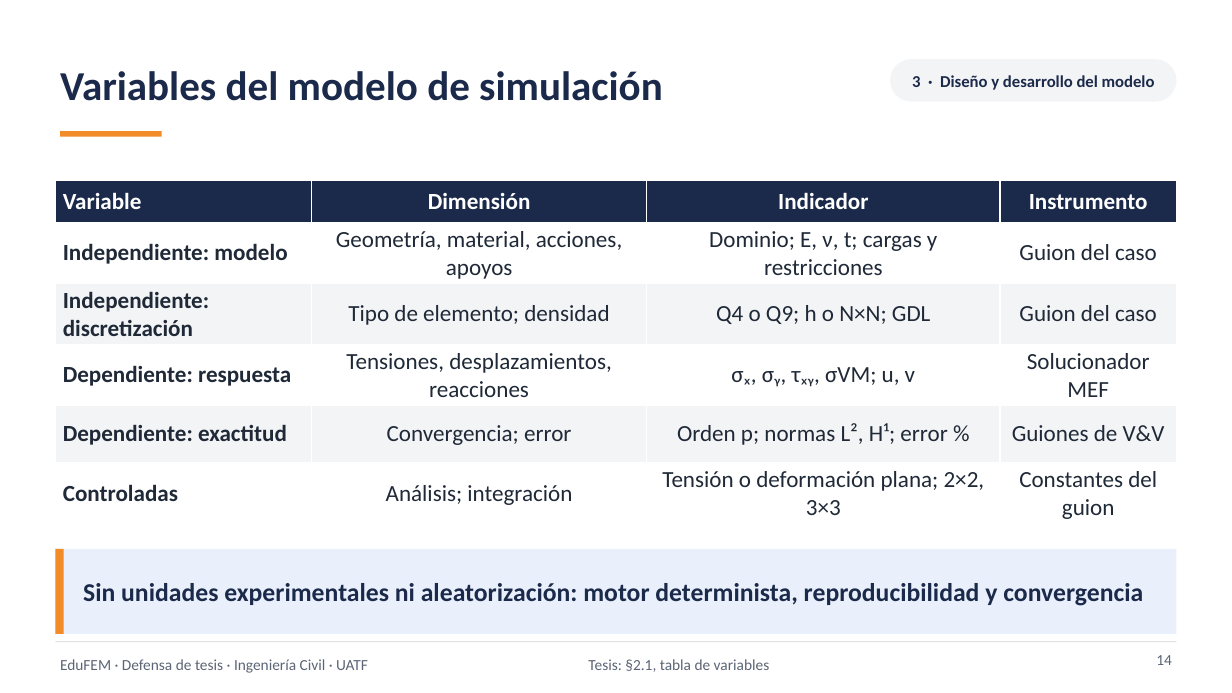
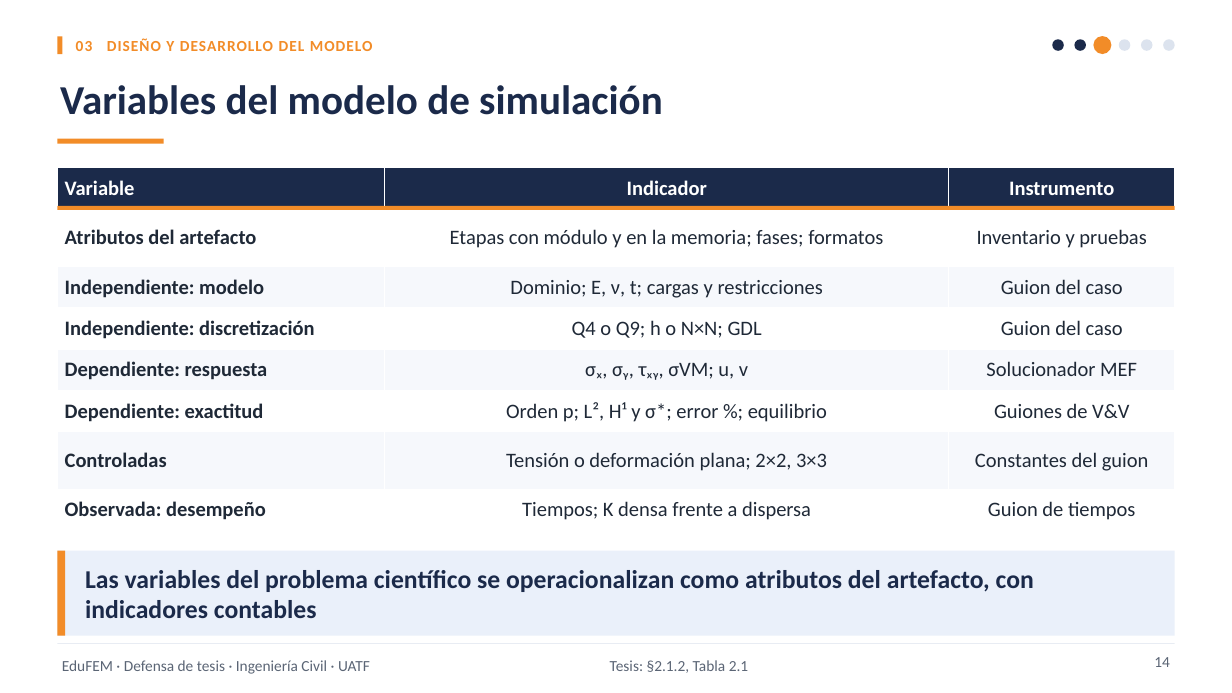
Before and after one commit to Sucullani/SoftwareED, a slide deck: slide 14 of tesis/presentacion/Defensa_EduFEM.pptx. Drawn at 1232x693 pixels with LibreOffice and Linux fonts; fonts in the diff are those of the drawing. Boxes give left, top, right and bottom in pixels: in the first picture for what was removed or moved away, otherwise in the second. Text is boxed around its words. In the diff, an @@ line names an element or a change of style, - is before the commit and + after.

```diff
--- a/tesis/presentacion/Defensa_EduFEM.pptx
+++ b/tesis/presentacion/Defensa_EduFEM.pptx
@@ text "Variables del modelo de simulación" moved from (x1=60, y1=71, x2=663, y2=101) to (x1=60, y1=85, x2=663, y2=115) @@
@@ rectangle added at (x1=57, y1=37, x2=63, y2=55), fill #F28C28 @@
@@ text "03 DISEÑO Y DESARROLLO DEL ..." moved from (x1=890, y1=59, x2=1177, y2=102) to (x1=76, y1=38, x2=373, y2=51) @@
@@ text "03 DISEÑO Y DESARROLLO DEL ..." at (x1=76, y1=38, x2=373, y2=51): fill #F3F4F6 to none @@
@@ text at (x1=76, y1=38, x2=373, y2=51): text changed; size 13 to 12 pt; text colour #1B2A4A to #F28C28 @@
-3 · Diseño y desarrollo del modelo
+03 DISEÑO Y DESARROLLO DEL MODELO
@@ ellipse added at (x1=1053, y1=39, x2=1064, y2=50), fill #1B2A4A @@
@@ ellipse added at (x1=1075, y1=39, x2=1086, y2=50), fill #1B2A4A @@
@@ ellipse added at (x1=1093, y1=36, x2=1112, y2=55), fill #F28C28 @@
@@ ellipse added at (x1=1119, y1=39, x2=1130, y2=50), fill #DCE3EE @@
@@ ellipse added at (x1=1141, y1=39, x2=1153, y2=50), fill #DCE3EE @@
@@ ellipse added at (x1=1164, y1=39, x2=1175, y2=50), fill #DCE3EE @@
@@ rectangle resized from (x1=60, y1=131, x2=162, y2=137) to (x1=57, y1=139, x2=164, y2=144) @@
@@ table at (x1=57, y1=167, x2=1175, y2=531) @@
-Variable | Dimensión | Indicador | Instrumento
-Independiente: modelo | Geometría, material, acciones, apoyos | Dominio; E, ν, t; cargas y restricciones | Guion del caso
-Independiente: discretización | Tipo de elemento; densidad | Q4 o Q9; h o N×N; GDL | Guion del caso
-Dependiente: respuesta | Tensiones, desplazamientos, reacciones | σₓ, σᵧ, τₓᵧ, σVM; u, v | Solucionador MEF
-Dependiente: exactitud | Convergencia; error | Orden p; normas L², H¹; error % | Guiones de V&V
-Controladas | Análisis; integración | Tensión o deformación plana; 2×2, 3×3 | Constantes del guion
+Variable | Indicador | Instrumento
+Atributos del artefacto | Etapas con módulo y en la memoria; fases; formatos | Inventario y pruebas
+Independiente: modelo | Dominio; E, ν, t; cargas y restricciones | Guion del caso
+Independiente: discretización | Q4 o Q9; h o N×N; GDL | Guion del caso
+Dependiente: respuesta | σₓ, σᵧ, τₓᵧ, σVM; u, v | Solucionador MEF
+Dependiente: exactitud | Orden p; L², H¹ y σ*; error %; equilibrio | Guiones de V&V
+Controladas | Tensión o deformación plana; 2×2, 3×3 | Constantes del guion
+Observada: desempeño | Tiempos; K densa frente a dispersa | Guion de tiempos
@@ table resized from (x1=55, y1=180, x2=1177, y2=523) to (x1=57, y1=167, x2=1175, y2=531) @@
@@ rectangle added at (x1=57, y1=206, x2=1175, y2=210), fill #F28C28 @@
@@ rectangle at (x1=57, y1=551, x2=1175, y2=636): fill #E9F0FB to #EAF0FA @@
@@ text at (x1=85, y1=570, x2=1034, y2=618): text changed @@
-Sin unidades experimentales ni aleatorización: motor determinista, reproducibilidad y convergencia
+Las variables del problema científico se operacionalizan como atributos del artefacto, con indicadores contables
@@ rectangle at (x1=57, y1=643, x2=1175, y2=644): fill #D1D5DB to #DCE3EE @@
@@ text at (x1=610, y1=660, x2=748, y2=673): text changed @@
-Tesis: §2.1, tabla de variables
+Tesis: §2.1.2, Tabla 2.1
```
Also in this commit, not shown: 37 other slides changed, 1 slide added, 10 other files.
